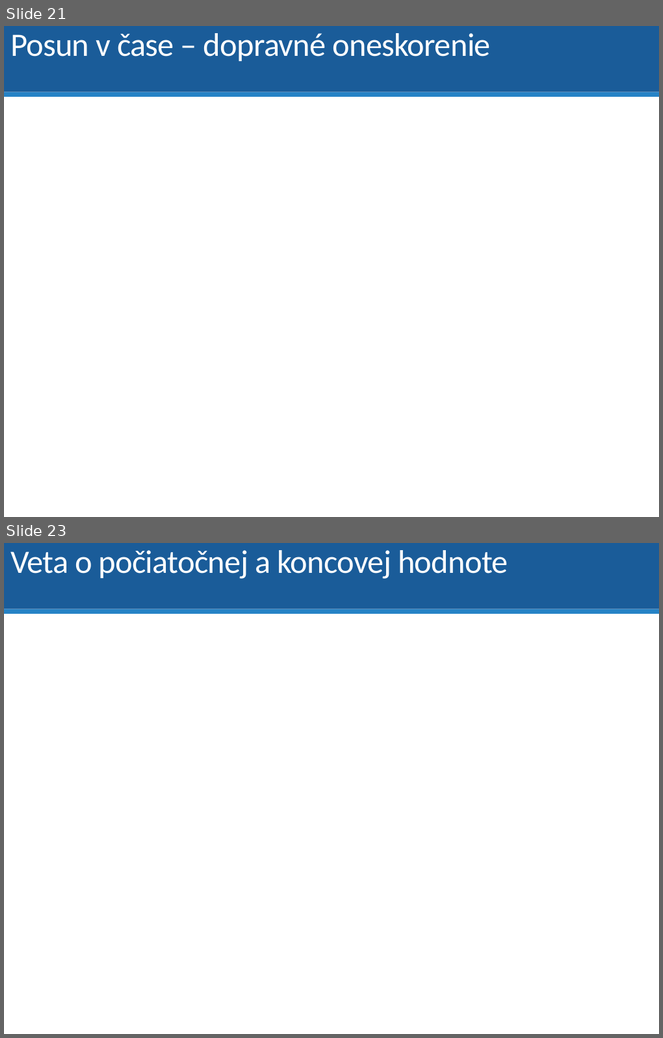
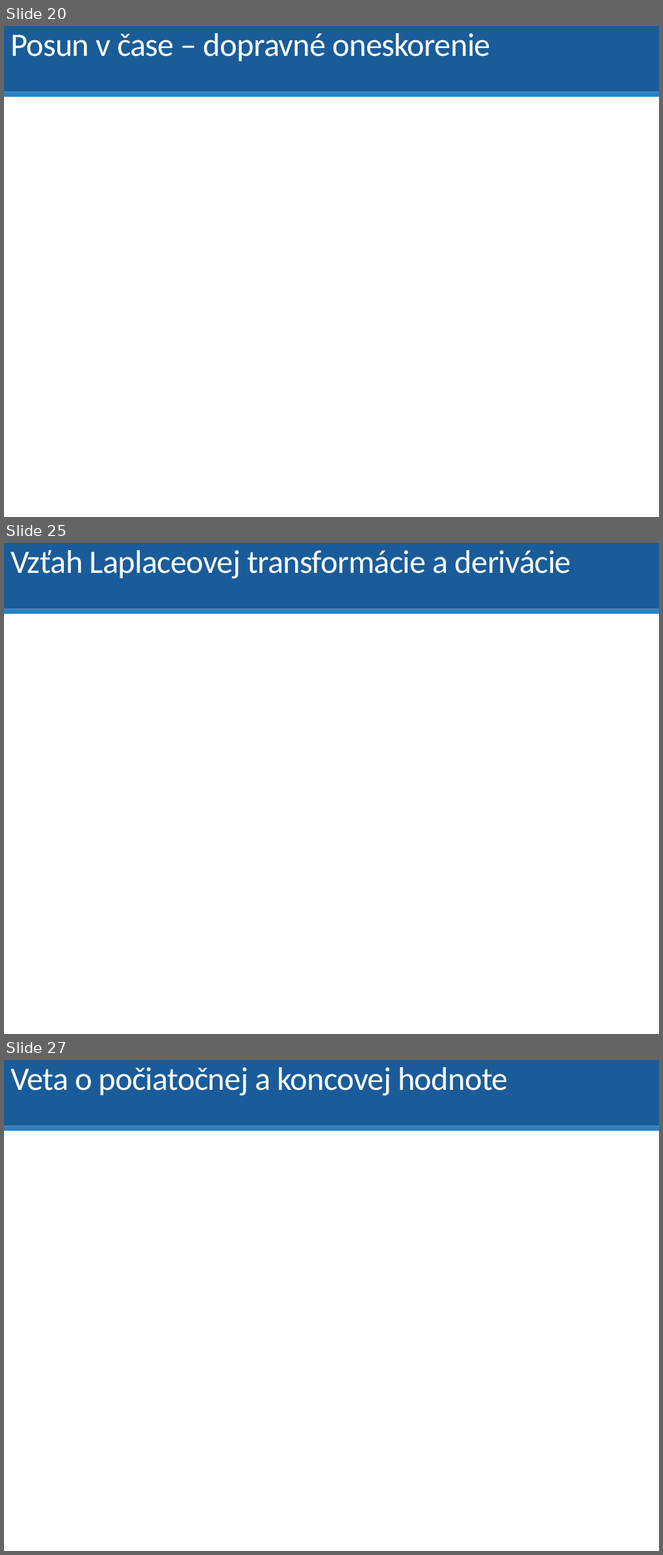
Before and after one commit to dodekm/TeamProjektKybernetika, a slide deck: Nove prednasky/P01_dynamika_dif_rovnice_LPT_prenosova_funkcia_modelovanie.pptx. Shown one above the other, each under a label of ours: slides 21 and 23 before the commit, slides 20, 25 and 27 after it; the slides between them are not shown. The pictures are 663x1038 and 663x1555 pixels, drawn with LibreOffice and Linux fonts; fonts in the diff are those of the drawing; grey boxes stand for pictures. Boxes give left, top, right and bottom in pixels: in the first picture for what was removed or moved away, otherwise in the second. Text is boxed around its words. In the diff, an @@ line names an element or a change of style, - is before the commit and + after.

```diff
--- a/Nove prednasky/P01_dynamika_dif_rovnice_LPT_prenosova_funkcia_modelovanie.pptx
+++ b/Nove prednasky/P01_dynamika_dif_rovnice_LPT_prenosova_funkcia_modelovanie.pptx
@@ slide 25 added at bbox=[4, 543, 659, 1034], background #FFFFFF; not listed: 2 template elements that a slide beside it also shows @@
@@ title added at bbox=[10, 550, 571, 579], 36 pt, text #FFFFFF @@
+Vzťah Laplaceovej transformácie a derivácie
@@ what was slide 21 is now slide 20 @@
@@ what was slide 23 is now slide 27 @@
```
Also in this commit, not shown: 1 slide changed, 8 other slides added, 1 slide removed.
